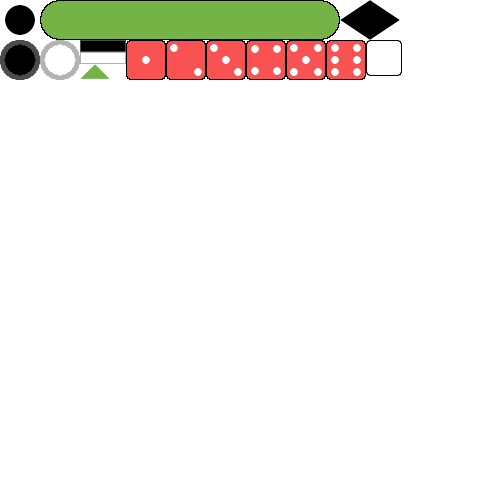
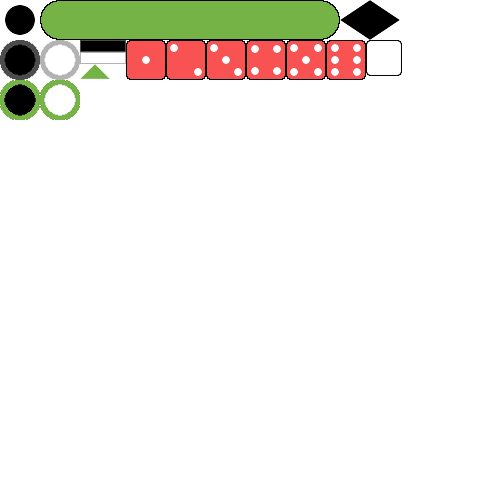
The second 500×500 image is a revision of the first. Changes to its layers:
added layer "selection_blanc" above "pion_blanc" over <box>40,80,80,120</box>
added layer "selection_noir" above "pion_noir" over <box>0,80,40,120</box>
